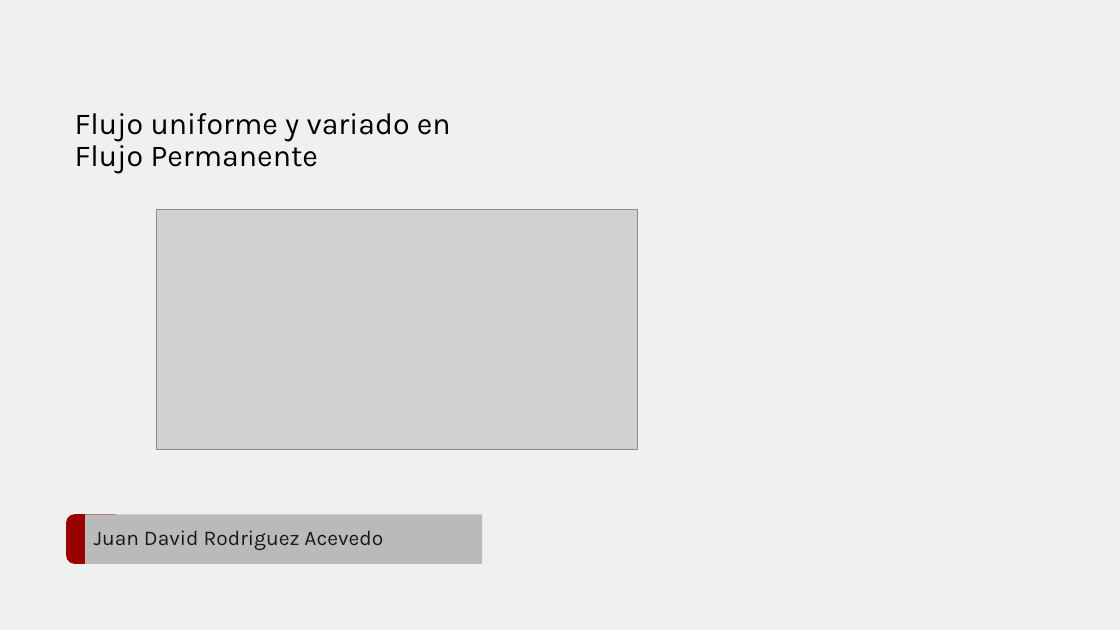
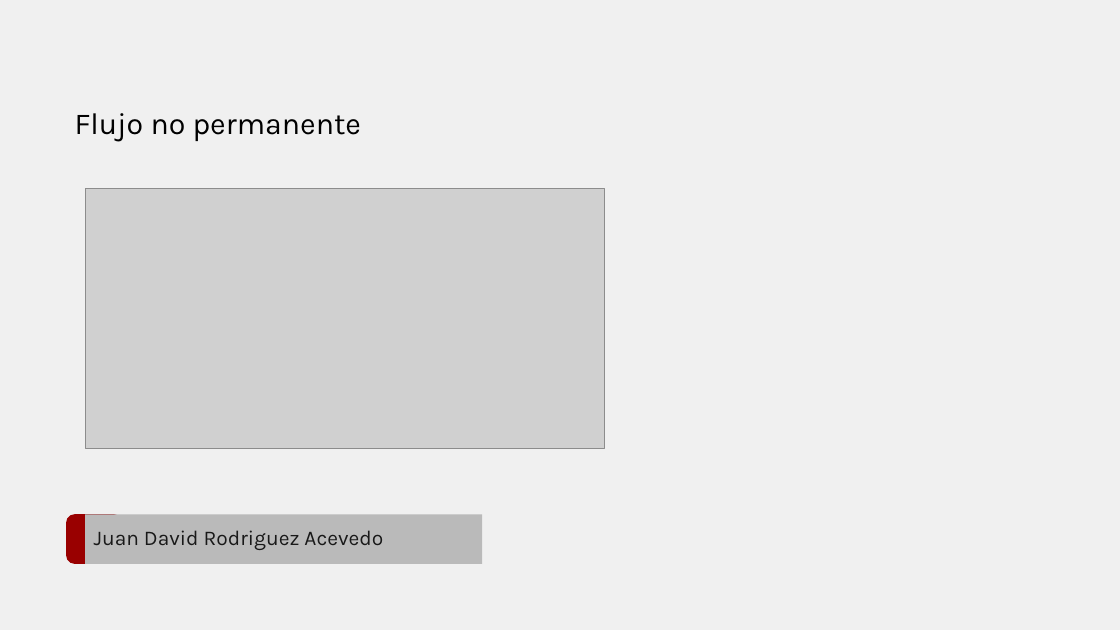
Before and after one commit to juanrodace/J.HRAS, a slide deck: slide 1 of Section01/UnsteadyFlow/HRAS.S1.UF.pptx. Drawn at 1120x630 pixels with LibreOffice and Linux fonts; fonts in the diff are those of the drawing; grey boxes stand for pictures; background and template pictures are left out. Boxes give left, top, right and bottom in pixels: in the first picture for what was removed or moved away, otherwise in the second. Text is boxed around its words. In the diff, an @@ line names an element or a change of style, - is before the commit and + after.

```diff
--- a/Section01/UnsteadyFlow/HRAS.S1.UF.pptx
+++ b/Section01/UnsteadyFlow/HRAS.S1.UF.pptx
@@ text at box(75, 113, 361, 142): text changed @@
-Flujo uniforme y variado en
-Flujo Permanente
+Flujo no permanente
@@ picture: place and size @@
-picture at box(157, 209, 638, 450)
+picture at box(85, 188, 604, 448)
```
Also in this commit, not shown: 5 slides added, 10 slides removed, 3 other files.
